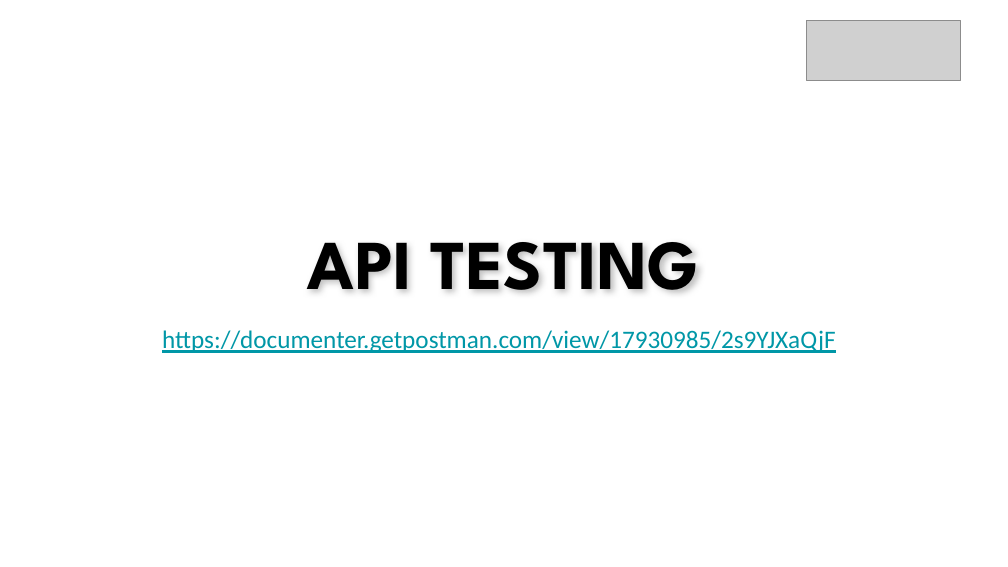
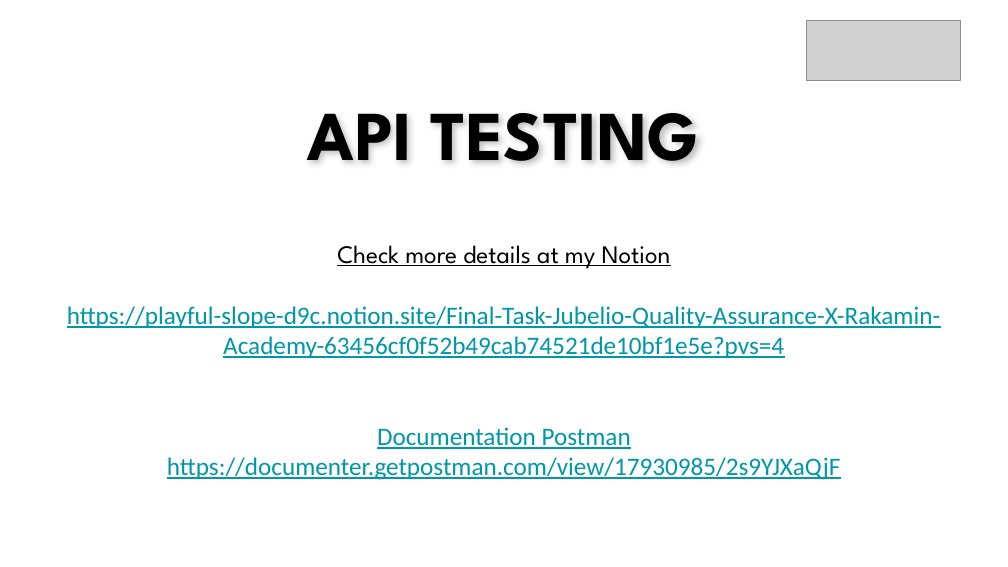
Before and after one commit to dandisatrio/vip_finaltask_jubelio_qa, a slide deck: slide 6 of FinalTask_Jubelio_QA_Bambang Satrio Gandhi.pptx. Drawn at 1008x567 pixels with LibreOffice and Linux fonts; fonts in the diff are those of the drawing; grey boxes stand for pictures; background and template pictures are left out. Boxes give left, top, right and bottom in pixels: in the first picture for what was removed or moved away, otherwise in the second. Text is boxed around its words. In the diff, an @@ line names an element or a change of style, - is before the commit and + after.

```diff
--- a/FinalTask_Jubelio_QA_Bambang Satrio Gandhi.pptx
+++ b/FinalTask_Jubelio_QA_Bambang Satrio Gandhi.pptx
@@ text "API TESTING": place and size @@
-text "API TESTING" at [308, 242, 699, 291]
+text "API TESTING" at [308, 113, 699, 162]
@@ text "Check more details at my ...": place and size @@
-text "Check more details at my ..." at [162, 330, 836, 353]
+text "Check more details at my ..." at [67, 245, 940, 480]
@@ text at [67, 245, 940, 449]: paragraphs added @@
+Check more details at my Notion
+https://playful-slope-d9c.notion.site/Final-Task-Jubelio-Quality-Assurance-X-Rakamin-Academy-63456cf0f52b49cab74521de10bf1e5e?pvs=4
+Documentation Postman
```
Also in this commit, not shown: 3 other slides changed.
